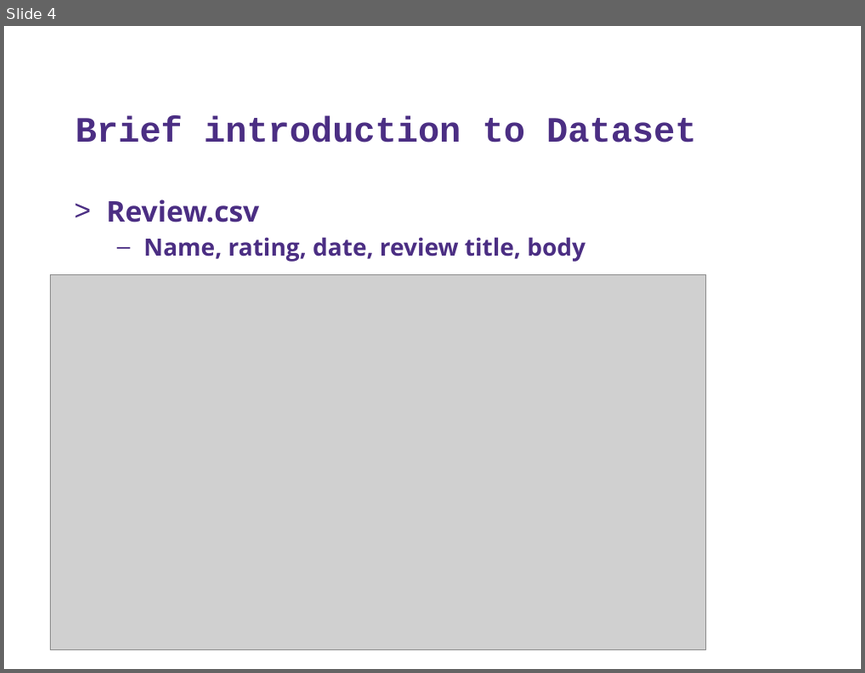
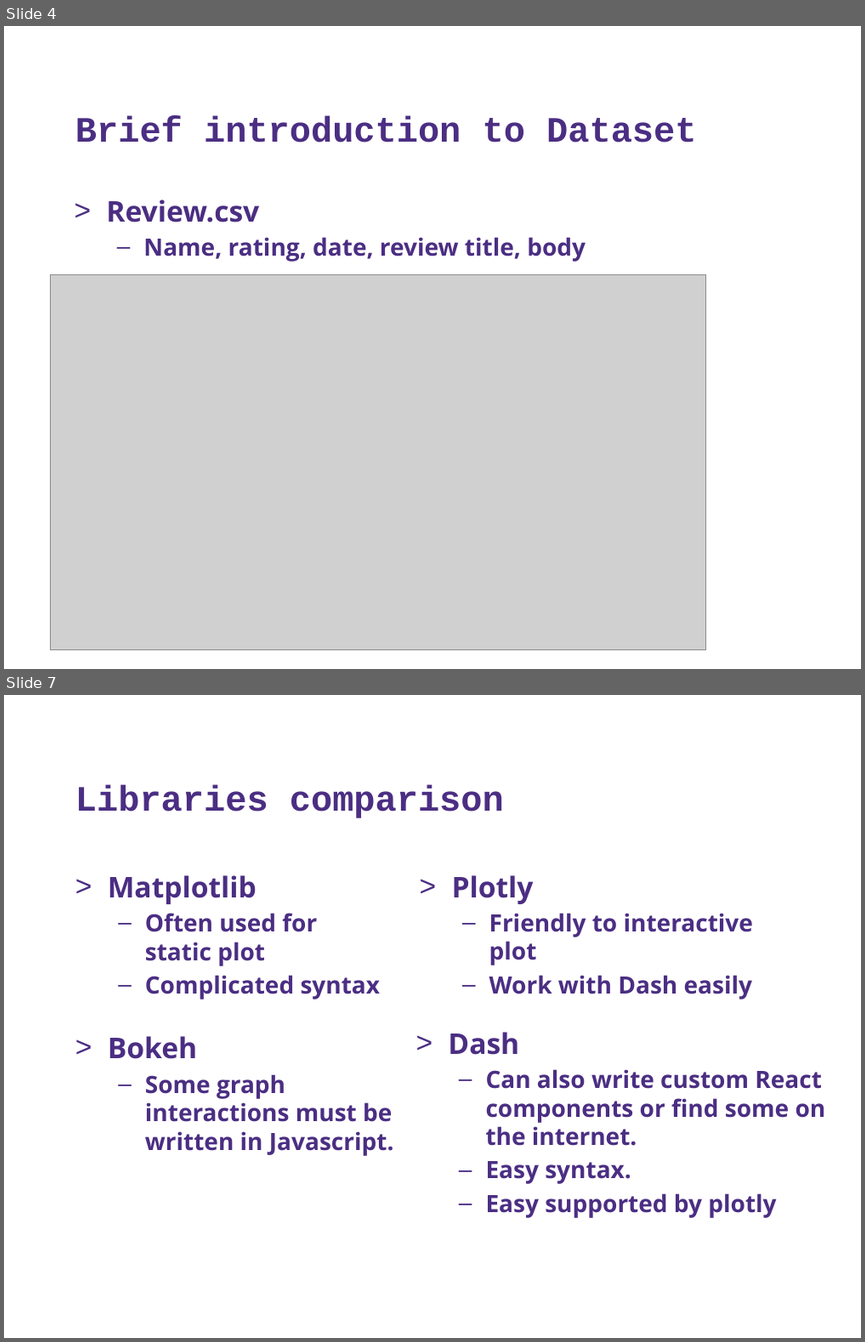
Before and after one commit to cycnc35/AMZ-Cellphone-Review, a slide deck: technologies_reviews.pptx. Shown one above the other, each under a label of ours: slide 4 before the commit, slides 4 and 7 after it; the slides between them are not shown. The pictures are 865x673 and 865x1342 pixels, drawn with LibreOffice and Linux fonts; fonts in the diff are those of the drawing; grey boxes stand for pictures; background and template pictures are left out. Boxes give left, top, right and bottom in pixels: in the first picture for what was removed or moved away, otherwise in the second. Text is boxed around its words. In the diff, an @@ line names an element or a change of style, - is before the commit and + after.

```diff
--- a/technologies_reviews.pptx
+++ b/technologies_reviews.pptx
@@ slide 7 added at <box>4,695,861,1338</box>, background #FFFFFF @@
@@ title added at <box>75,785,504,818</box>, 30 pt, text #4B2E83, bold @@
+Libraries comparison
@@ text added at <box>108,875,381,999</box>, 20 pt, text #4B2E83, bold @@
+> Matplotlib
+  – Often used for static plot
+  – Complicated syntax
@@ text added at <box>452,875,753,999</box>, 20 pt, text #4B2E83, bold @@
+> Plotly
+  – Friendly to interactive plot
+  – Work with Dash easily
@@ text added at <box>108,1036,394,1156</box>, 20 pt, text #4B2E83, bold @@
+> Bokeh
+  – Some graph interactions must be written in Javascript.
@@ text added at <box>448,1032,826,1218</box>, 20 pt, text #4B2E83, bold @@
+> Dash
+  – Can also write custom React components or find some on the internet.
+  – Easy syntax.
+  – Easy supported by plotly
```
Also in this commit, not shown: 3 slides changed, 1 other slide added, 1 slide removed.
